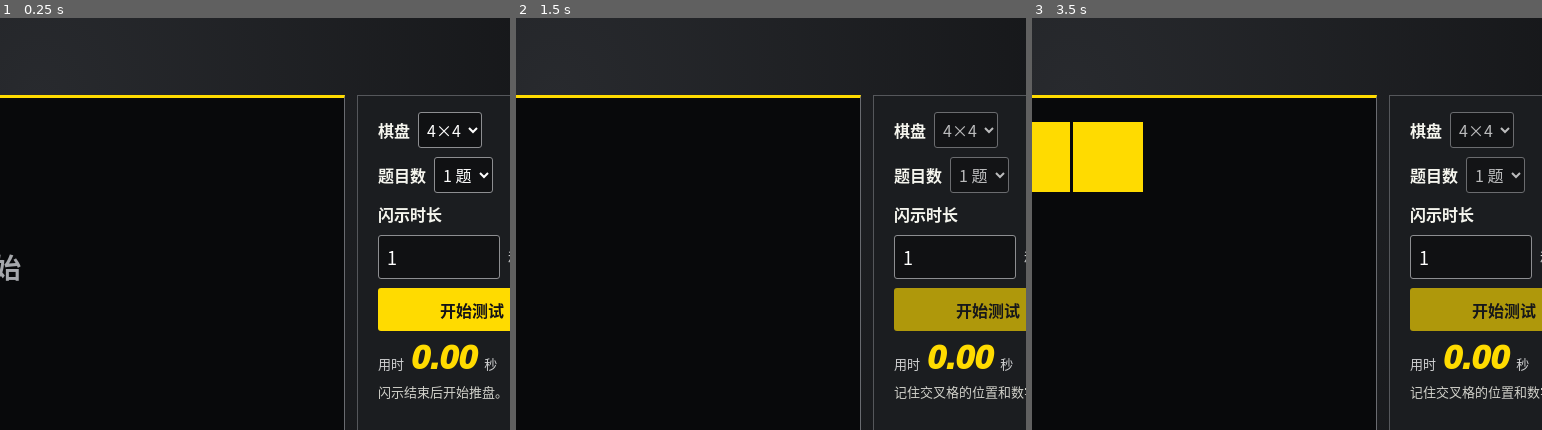
Above: before the commit, frames 1-3 (left to right).
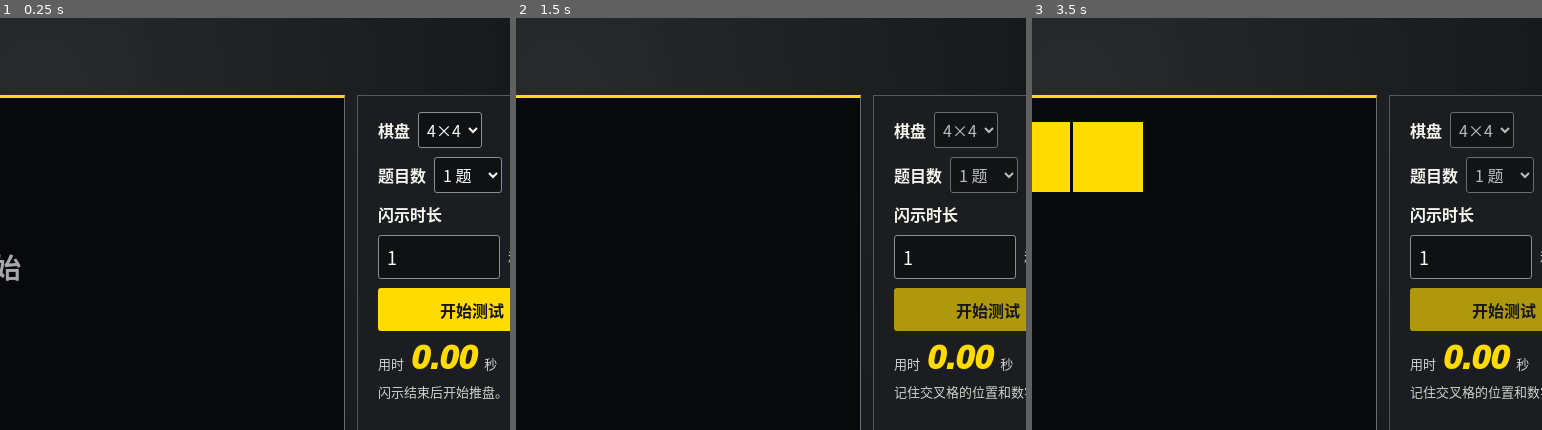
Above: after the commit, the same moments.

Repository: gaojiangjun0805-a11y/block-sum-puzzle
Game: browser game, page index.html
Same seed, same stepped clock (60 frames per second), same inputs: the game is played once before the commit and once after it.
Inputs:
- Up to frame 1 (0.25 s): no input
- Up to frame 2 (1.5 s): click "开始测试" at 0.27 s; hold Right from 1.03 s (still down); tap Space at 1.1 s
- Up to frame 3 (3.5 s): release Right at 1.53 s; hold Down 1.58-1.85 s; tap Space every 0.5 s from 1.6 to 3.1 s; hold Left 1.9-2.47 s; hold Up 2.52-2.82 s; hold Right from 2.87 s (still down)
The pictures show only the part of the screen within x 41-91%, y 0-50%; the shares and areas given below are measured in that part.

The runs differ from the first frame. In frame 1, less than 0.1% of the frame differs, in the area x 93-99%, y 33-43%; in frame 2, less than 0.1%; in frame 3, less than 0.1%.

Commit message:
Support one to ten flash questions with readable answer tabs

Diff:
--- a/arena.css
+++ b/arena.css
@@ -132,9 +132,8 @@
 .tile span.sliding { animation: slide-in .13s ease-out both; }
 @keyframes slide-in { from { opacity: .5; transform: translate(var(--dx), var(--dy)); } }
 .question-tabs, .board-actions { display: flex; align-items: center; gap: 6px; flex-wrap: wrap; }
-.question-tabs { margin-bottom: 6px; }
+.question-tabs { display: grid; grid-template-columns: repeat(auto-fit, minmax(76px, 1fr)); margin-bottom: 6px; }
 .question-tabs button {
-  flex: 1;
   min-height: 35px;
   padding: 4px;
   border: 1px solid var(--line);
@@ -142,6 +141,7 @@
   background: #1b1d20;
   color: #f5f5ee;
   font-weight: 850;
+  white-space: nowrap;
   cursor: pointer;
 }
 .question-tabs button[aria-pressed="true"] { color: var(--ink); background: var(--yellow); }
--- a/game.js
+++ b/game.js
@@ -9,7 +9,7 @@
 const flashOrder = document.querySelector('#flash-order');
 const verify = document.querySelector('#verify');
 const verificationResult = document.querySelector('#verification-result');
-const questionNames = ['题目一', '题目二', '题目三'];
+const questionNames = ['一', '二', '三', '四', '五', '六', '七', '八', '九', '十'].map(number => `题目${number}`);
 const countdownLength = 3000;
 const flashGap = 80;
 const start = document.querySelector('#start');
--- a/index.html
+++ b/index.html
@@ -32,6 +32,13 @@
           <option value="1">1 题</option>
           <option value="2">2 题</option>
           <option value="3">3 题</option>
+          <option value="4">4 题</option>
+          <option value="5">5 题</option>
+          <option value="6">6 题</option>
+          <option value="7">7 题</option>
+          <option value="8">8 题</option>
+          <option value="9">9 题</option>
+          <option value="10">10 题</option>
         </select>
       </div>
       <label for="duration">闪示时长</label>
